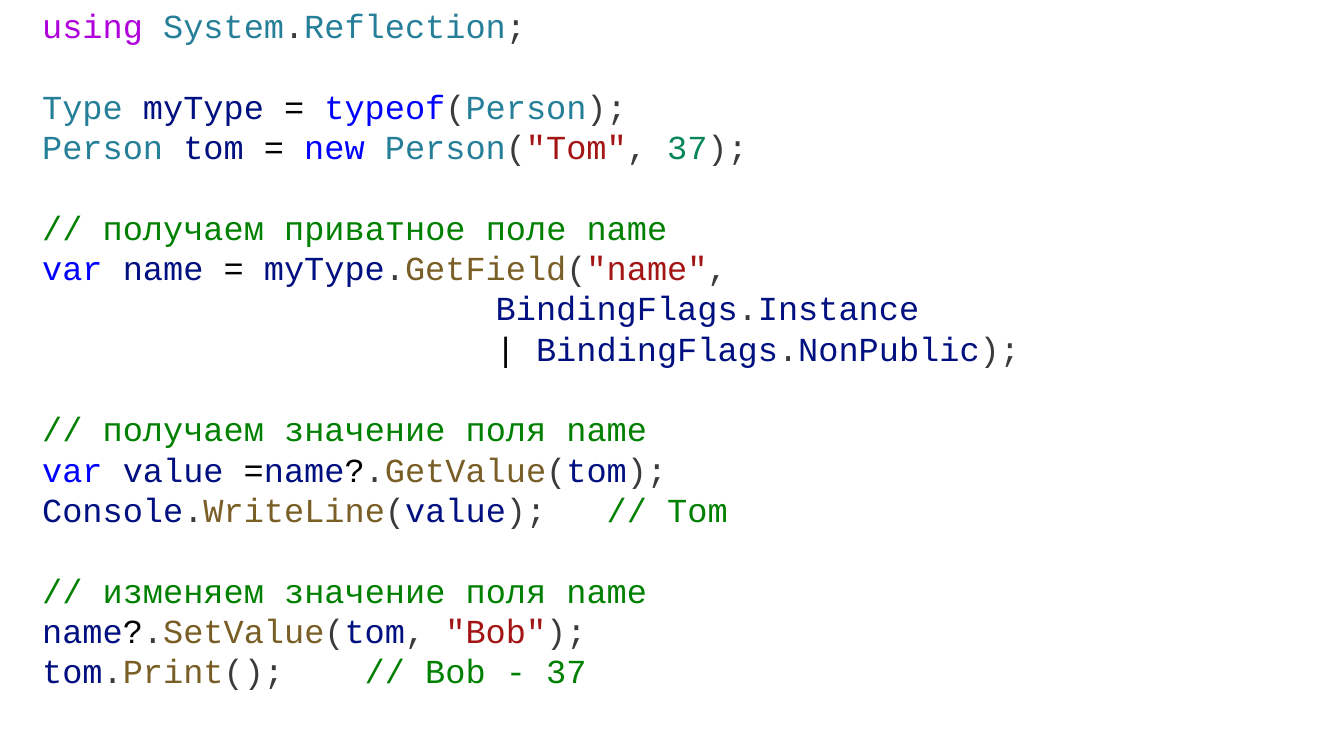
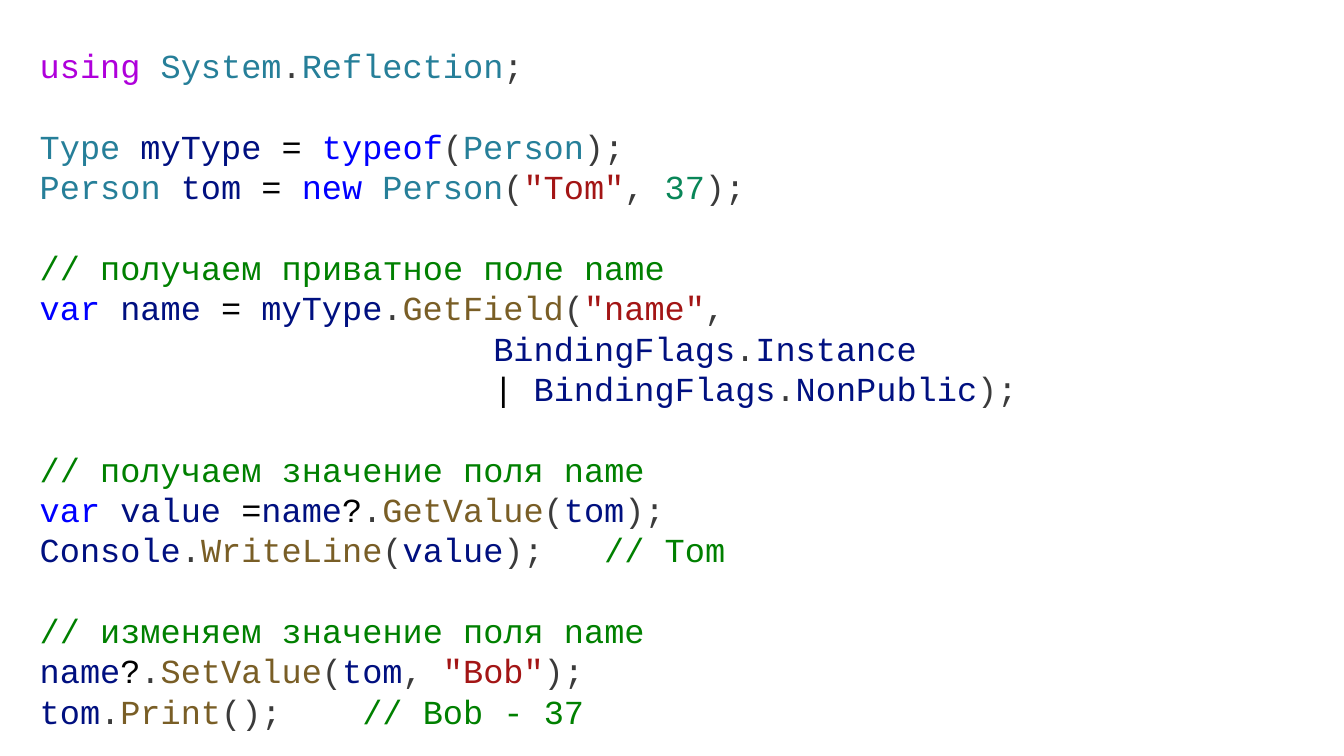
Before and after one commit to DaniilKlyukin/OOP-4, a slide deck: slide 16 of Лекции/ООП 1 лек 1.pptx. Drawn at 1344x756 pixels with LibreOffice and Linux fonts; fonts in the diff are those of the drawing. Boxes give left, top, right and bottom in pixels: in the first picture for what was removed or moved away, otherwise in the second. Text is boxed around its words. In the diff, an @@ line names an element or a change of style, - is before the commit and + after.

```diff
--- a/Лекции/ООП 1 лек 1.pptx
+++ b/Лекции/ООП 1 лек 1.pptx
@@ text "using System.Reflection;": place and size @@
-text "using System.Reflection;" at box(42, 14, 1020, 690)
+text "using System.Reflection;" at box(40, 54, 1018, 731)
```
Also in this commit, not shown: 25 other slides changed, 1 other file.
